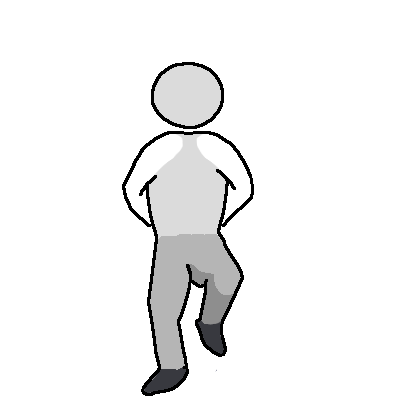
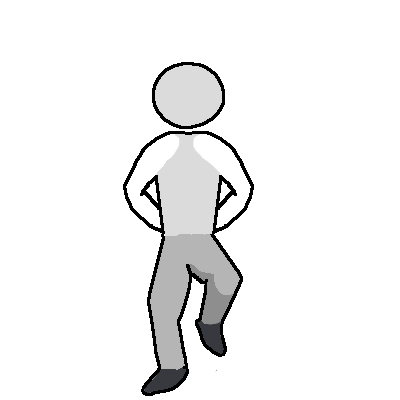
Layers edited between the first and the second 400 x 400 image:
painted on "stroke" over bbox(122, 62, 254, 293)
painted on "arm" over bbox(122, 133, 254, 246)
removed layer "chest" over bbox(147, 134, 229, 206)
painted on "foreleg" over bbox(150, 234, 242, 293)
painted on "torso" over bbox(147, 134, 229, 266)
